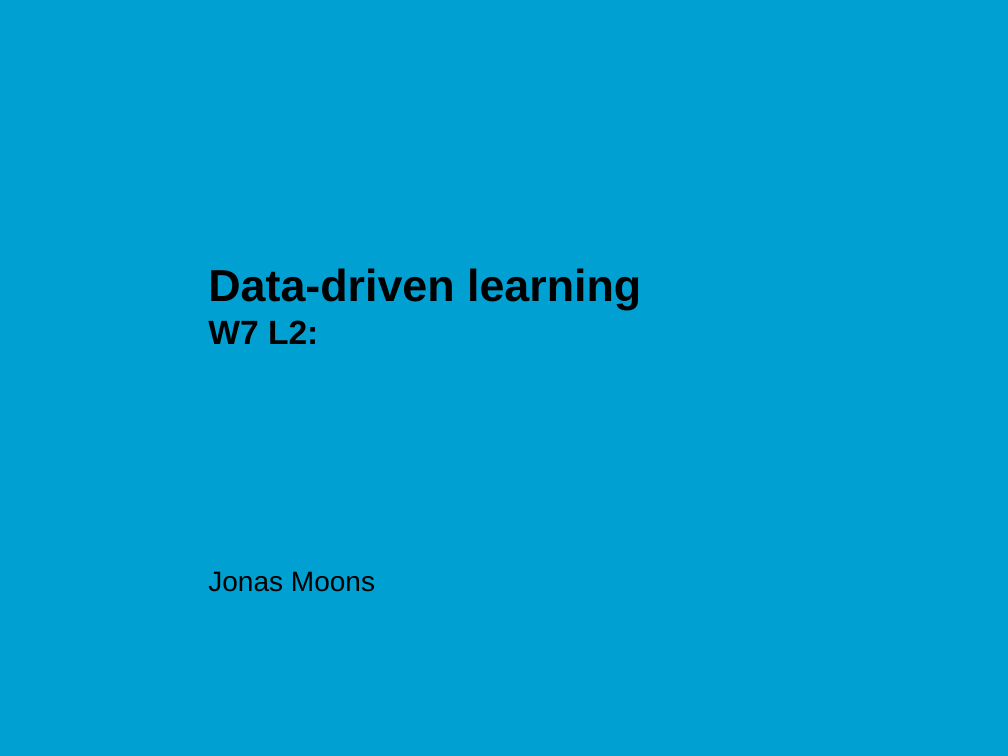
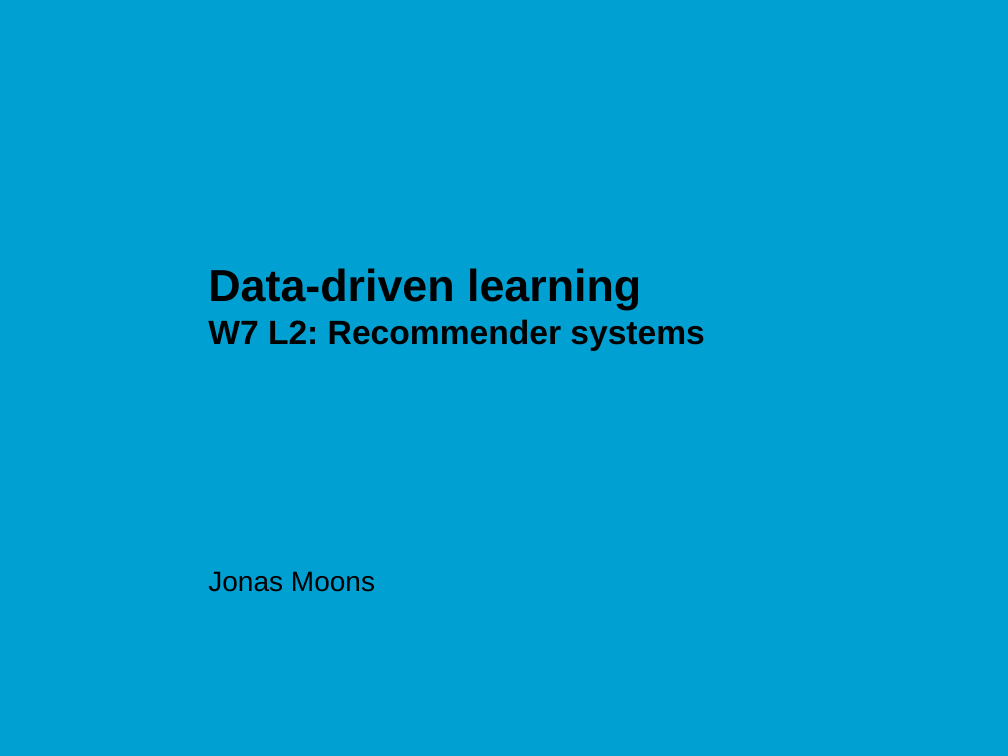
Before and after one commit to jonasmoons/data-driven-learning, a slide deck: slide 1 of slides/ddl-w7l2.pptx. Drawn at 1008x756 pixels with LibreOffice and Linux fonts; fonts in the diff are those of the drawing; background and template pictures are left out. Boxes give left, top, right and bottom in pixels: in the first picture for what was removed or moved away, otherwise in the second. Text is boxed around its words. In the diff, an @@ line names an element or a change of style, - is before the commit and + after.

```diff
--- a/slides/ddl-w7l2.pptx
+++ b/slides/ddl-w7l2.pptx
@@ title at box(208, 268, 704, 351): text changed; size 32 to 24 pt @@
-Data-driven learning
-W7 L2:
+Data-driven learning
+W7 L2: Recommender systems
```
Also in this commit, not shown: 12 slides added, 1 slide removed, 41 other files.
